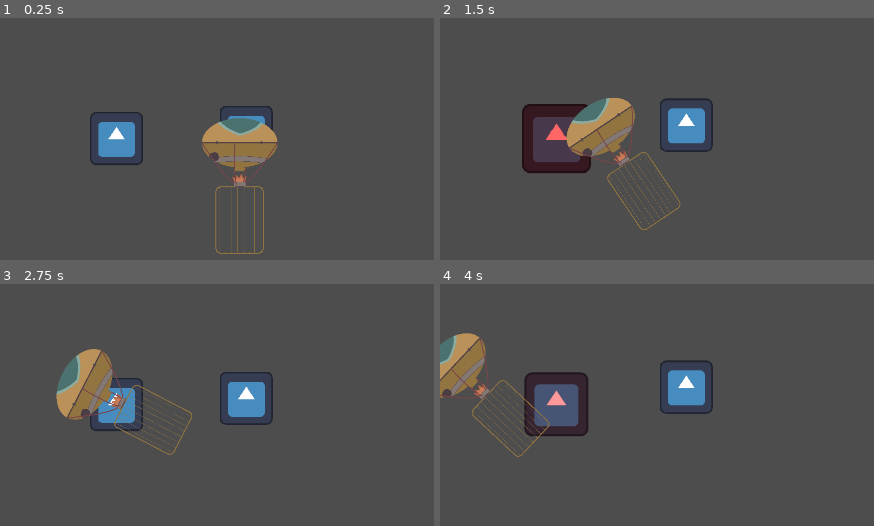
Above: before the commit, frames 1-4 (two rows, left to right).
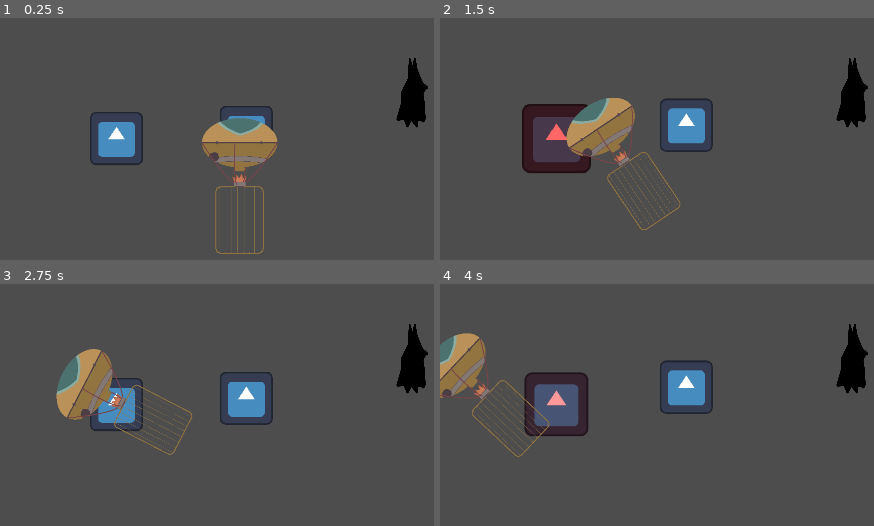
Above: after the commit, the same moments.

Repository: panorb/ludum-dare-53
Game: Godot game, scene res://world.tscn
Same seed, same stepped clock (60 frames per second), same inputs: the game is played once before the commit and once after it. The engine's default icon, where the game draws it, is replaced by a stand-in: a white triangle on a blue panel in a dark square.
Inputs (mouse positions are in pixels of both pictures, inside the frame that each line leads up to):
- Up to frame 1 (0.25 s): no input
- Up to frame 2 (1.5 s): tap Enter (ui_accept) at 0.5, 0.77 s; move the mouse to (outside the picture) at 0.52 s; press the mouse at (outside the picture) at 0.53 s; move the mouse to (outside the picture) at 1.27 s; release the mouse at (outside the picture) at 1.28 s; click (outside the picture) at 1.35 s
- Up to frame 3 (2.75 s): tap Enter (ui_accept) at 1.52 s; move the mouse to (outside the picture) at 2.02 s; press the mouse at (outside the picture) at 2.03 s
- Up to frame 4 (4 s): move the mouse to (outside the picture) at 2.77 s; release the mouse at (outside the picture) at 2.78 s; click (outside the picture) at 2.85 s; tap Enter (ui_accept) at 3.02, 3.77 s; move the mouse to (outside the picture) at 3.52 s; press the mouse at (outside the picture) at 3.53 s

The runs differ from the first frame. In frame 1, 1.2% of the frame differs, in the area x 91-99%, y 16-46%; in frame 2, 1.2%; in frame 3, 1.2%; in frame 4, 1.2%.
Error after the commit: Invalid access to property or key 'state_finished' on a base object of type 'Node'. (res://game/cave/obstacles/bat/bat.gd:8)

Commit message:
Some progress on bat state machine

Diff:
--- /dev/null
+++ b/godot/game/cave/obstacles/bat/Bat.tscn
@@ -0,0 +1,77 @@
+[gd_scene load_steps=9 format=3 uid="uid://dueqn07kx1bbs"]
+
+[ext_resource type="Script" path="res://game/cave/obstacles/bat/bat.gd" id="1_b1u6y"]
+[ext_resource type="Texture2D" uid="uid://qhfbdhrfb4uh" path="res://game/cave/obstacles/bat/bat.svg" id="2_30wav"]
+
+[sub_resource type="AtlasTexture" id="AtlasTexture_ihqi0"]
+atlas = ExtResource("2_30wav")
+region = Rect2(704, 0, 704, 704)
+
+[sub_resource type="AtlasTexture" id="AtlasTexture_763tx"]
+atlas = ExtResource("2_30wav")
+region = Rect2(0, 0, 704, 704)
+
+[sub_resource type="AtlasTexture" id="AtlasTexture_patqk"]
+atlas = ExtResource("2_30wav")
+region = Rect2(1408, 0, 704, 704)
+
+[sub_resource type="AtlasTexture" id="AtlasTexture_k64bi"]
+atlas = ExtResource("2_30wav")
+region = Rect2(2112, 0, 704, 704)
+
+[sub_resource type="SpriteFrames" id="SpriteFrames_b1v3o"]
+animations = [{
+"frames": [{
+"duration": 1.0,
+"texture": SubResource("AtlasTexture_ihqi0")
+}],
+"loop": true,
+"name": &"alert",
+"speed": 5.0
+}, {
+"frames": [{
+"duration": 1.0,
+"texture": SubResource("AtlasTexture_763tx")
+}],
+"loop": true,
+"name": &"asleep",
+"speed": 5.0
+}, {
+"frames": [{
+"duration": 2.0,
+"texture": SubResource("AtlasTexture_patqk")
+}, {
+"duration": 2.0,
+"texture": SubResource("AtlasTexture_k64bi")
+}],
+"loop": true,
+"name": &"fly",
+"speed": 5.0
+}]
+
+[sub_resource type="CircleShape2D" id="CircleShape2D_3o0vo"]
+radius = 500.0
+
+[node name="Bat" type="Node2D"]
+script = ExtResource("1_b1u6y")
+
+[node name="Sprite" type="AnimatedSprite2D" parent="."]
+unique_name_in_owner = true
+scale = Vector2(0.4, 0.4)
+sprite_frames = SubResource("SpriteFrames_b1v3o")
+animation = &"asleep"
+
+[node name="States" type="Node" parent="."]
+
+[node name="Asleep" type="Node" parent="States"]
+
+[node name="Hunt" type="Node" parent="States"]
+
+[node name="Alert" type="Node" parent="States"]
+
+[node name="Fly" type="Node" parent="States"]
+
+[node name="Area2D" type="Area2D" parent="."]
+
+[node name="CollisionShape2D" type="CollisionShape2D" parent="Area2D"]
+shape = SubResource("CircleShape2D_3o0vo")
--- /dev/null
+++ b/godot/game/cave/obstacles/bat/bat.gd
@@ -0,0 +1,19 @@
+extends Node2D
+
+@onready var states_container : Node = get_node("States")
+var current_state_name := "Asleep"
+
+func  _ready():
+	for state in states_container.get_children():
+		state.state_finished.connect(self._on_state_finish)
+
+	switch_state(current_state_name)
+
+func switch_state(state_name : String) -> void:
+	for state in states_container.get_children():
+		if state.name == state_name:
+			current_state_name = state_name
+			state.begin()
+
+func _on_state_finish(next_state_name : String):
+	switch_state(next_state_name)
--- /dev/null
+++ b/godot/game/cave/obstacles/bat/state.gd
@@ -0,0 +1,7 @@
+class_name State
+extends Node
+
+signal state_finished
+
+func begin():
+	pass
--- /dev/null
+++ b/godot/game/cave/obstacles/bat/states/asleep.gd
@@ -0,0 +1,9 @@
+extends State
+
+@onready var sprite : AnimatedSprite2D = get_node("Sprite")
+
+func _ready():
+	pass
+
+func begin():
+	sprite.play("asleep")
--- a/godot/game/game.tscn
+++ b/godot/game/game.tscn
@@ -1,10 +1,11 @@
-[gd_scene load_steps=6 format=3 uid="uid://dg6a3vo7qc1ph"]
+[gd_scene load_steps=7 format=3 uid="uid://dg6a3vo7qc1ph"]
 
 [ext_resource type="Script" path="res://game/game.gd" id="1_ak8ma"]
 [ext_resource type="PackedScene" uid="uid://dou0y46i5nk8y" path="res://game/battle_field/battle_field.tscn" id="2_kbeyu"]
 [ext_resource type="PackedScene" uid="uid://dqj2lfswoqmh1" path="res://game/cave/cave.tscn" id="3_5wdlg"]
 [ext_resource type="PackedScene" uid="uid://dadh6w74xlxra" path="res://game/card_spawner/card_spawner.tscn" id="4_sv5h8"]
 [ext_resource type="PackedScene" uid="uid://dqrb0owc04n30" path="res://game/balloon/balloon.tscn" id="5_jytc0"]
+[ext_resource type="PackedScene" uid="uid://dueqn07kx1bbs" path="res://game/cave/obstacles/bat/Bat.tscn" id="6_5e73m"]
 
 [node name="Game" type="Node2D"]
 script = ExtResource("1_ak8ma")
@@ -16,3 +17,6 @@
 [node name="CardSpawner" parent="." instance=ExtResource("4_sv5h8")]
 
 [node name="Balloon" parent="." instance=ExtResource("5_jytc0")]
+
+[node name="Bat" parent="." instance=ExtResource("6_5e73m")]
+position = Vector2(999, 217)
Not shown, added: godot/game/cave/obstacles/bat/bat.svg.import
Not shown: 1 places in godot/world.tscn that only renumber resources
